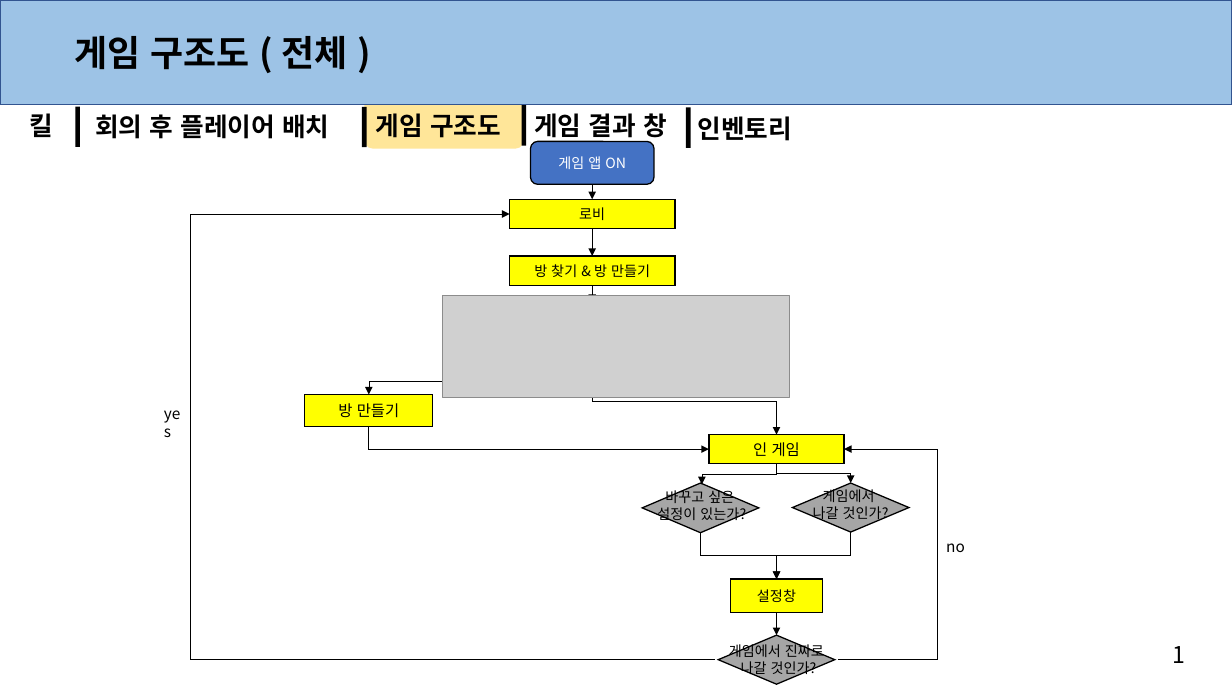
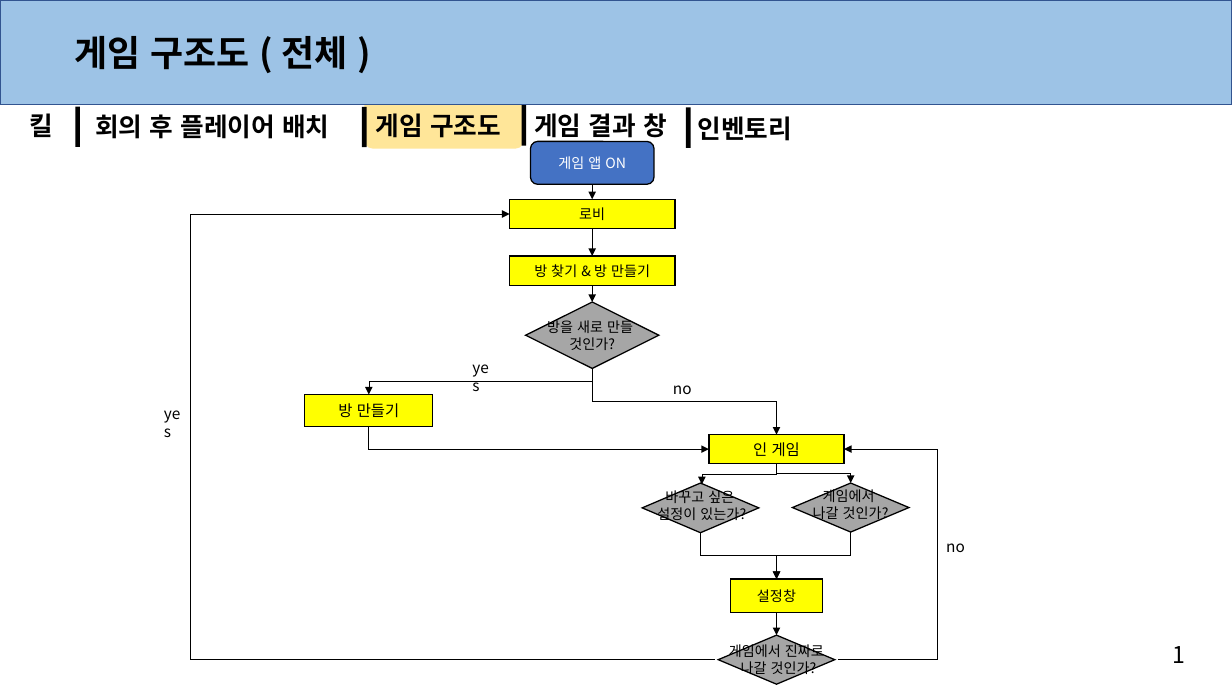
Before and after one commit to anglik0370/EscapeIsland, a slide deck: slide 5 of Document/시스템/시스템.pptx. Drawn at 1232x693 pixels with LibreOffice and Linux fonts; fonts in the diff are those of the drawing; grey boxes stand for pictures. Boxes give left, top, right and bottom in pixels: in the first picture for what was removed or moved away, otherwise in the second. Text is boxed around its words. In the diff, an @@ line names an element or a change of style, - is before the commit and + after.

```diff
--- a/Document/시스템/시스템.pptx
+++ b/Document/시스템/시스템.pptx
@@ picture removed at (443, 296, 790, 396) @@
@@ diamond added at (526, 302, 659, 369), fill #A6A6A6, outline #000000 1 pt @@
@@ text added at (547, 318, 633, 350), 11 pt, text #000000 @@
+방을 새로 만들
+것인가?
@@ text added at (464, 354, 506, 382), 12 pt, text #000000 @@
+yes
```
Also in this commit, not shown: 1 other file.
